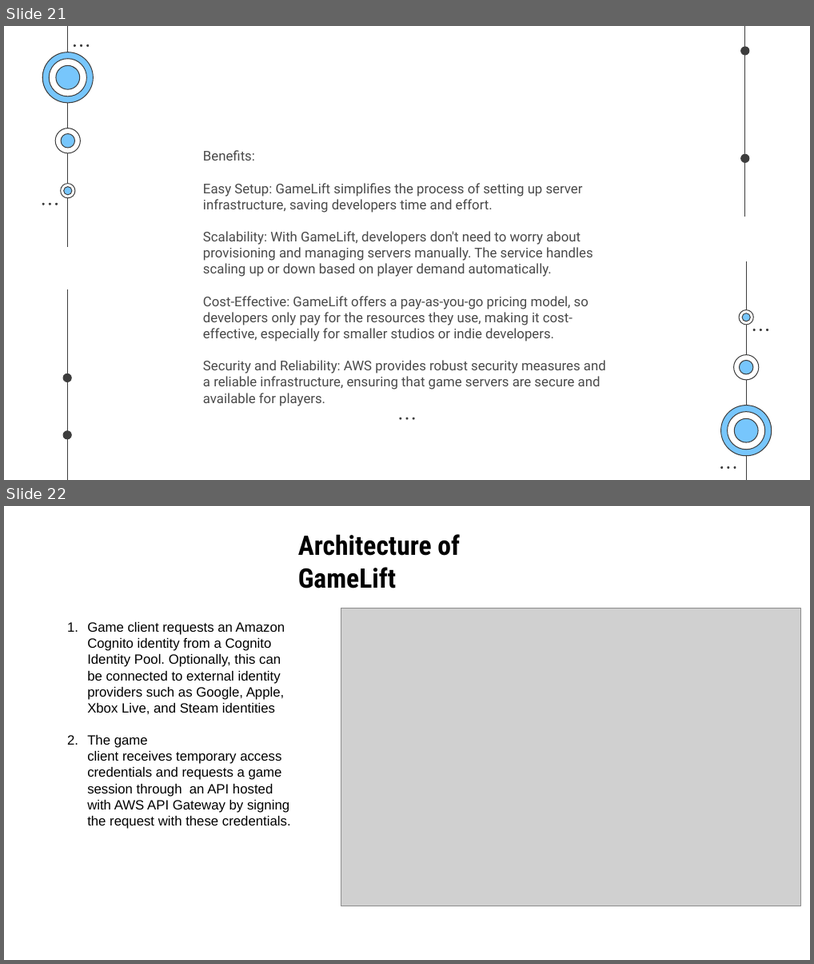
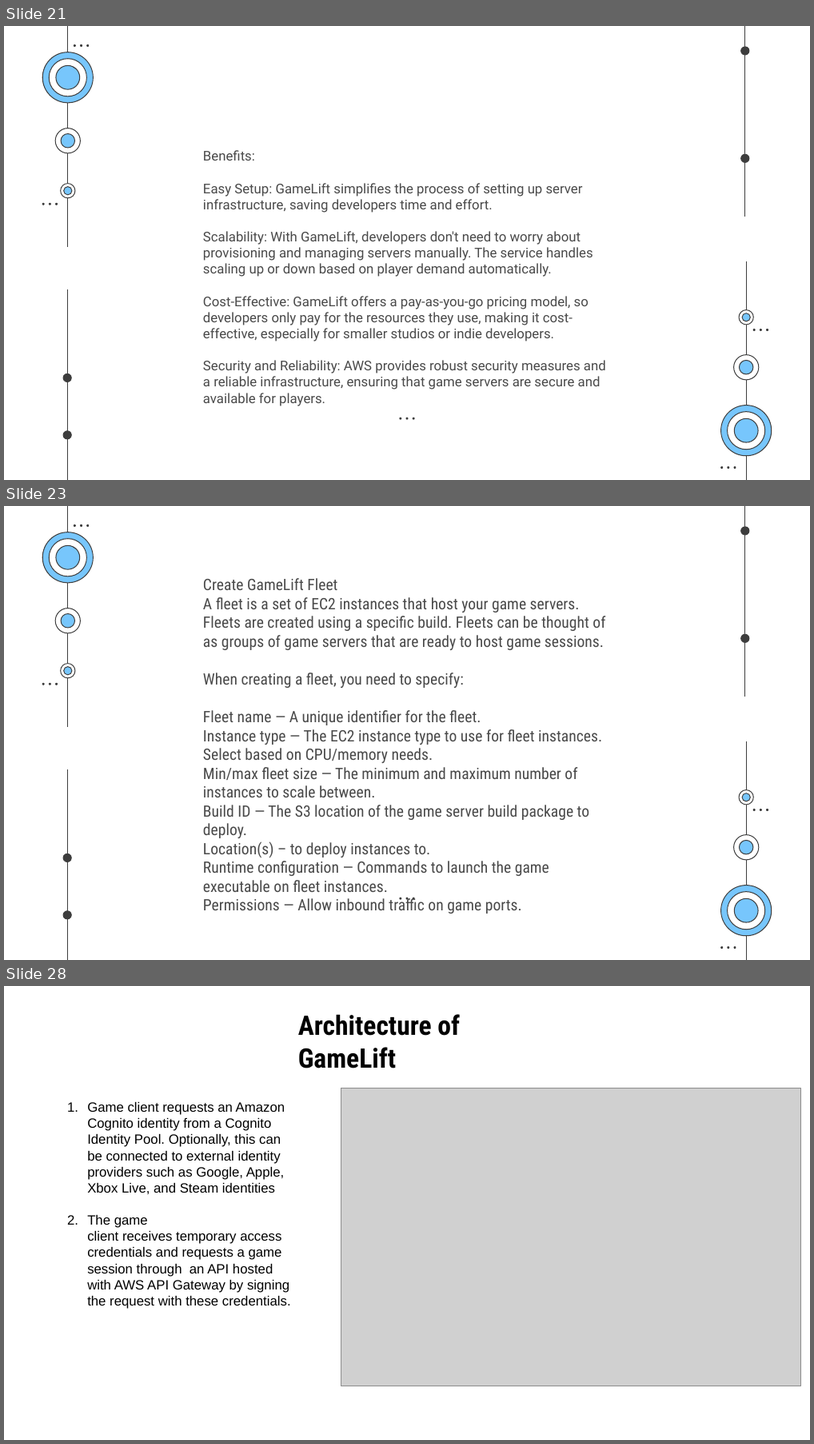
Before and after one commit to SaurabhYadav388/misc_works, a slide deck: Cloud_PPT/Shosau.pptx. Shown one above the other, each under a label of ours: slides 21 and 22 before the commit, slides 21, 23 and 28 after it; the slides between them are not shown. The pictures are 814x964 and 814x1444 pixels, drawn with LibreOffice and Linux fonts; fonts in the diff are those of the drawing; grey boxes stand for pictures. Boxes give left, top, right and bottom in pixels: in the first picture for what was removed or moved away, otherwise in the second. Text is boxed around its words. In the diff, an @@ line names an element or a change of style, - is before the commit and + after.

```diff
--- a/Cloud_PPT/Shosau.pptx
+++ b/Cloud_PPT/Shosau.pptx
@@ slide 23 added at <box>4,506,810,960</box>, background #FFFFFF; not listed: 51 template elements that a slide beside it also shows @@
@@ subtitle added at <box>203,578,606,913</box>, 14 pt, text #494949 @@
+Create GameLift Fleet
+A fleet is a set of EC2 instances that host your game servers. Fleets are created using a specific build. Fleets can be thought of as groups of game servers that are ready to host game sessions.
+When creating a fleet, you need to specify:
+Fleet name — A unique identifier for the fleet.
+Instance type — The EC2 instance type to use for fleet instances. Select based on CPU/memory needs.
+Min/max fleet size — The minimum and maximum number of instances to scale between.
+Build ID — The S3 location of the game server build package to deploy.
+Location(s) – to deploy instances to.
+Runtime configuration — Commands to launch the game executable on fleet instances.
+Permissions — Allow inbound traffic on game ports.
@@ what was slide 22 is now slide 28 @@
```
Also in this commit, not shown: 1 slide changed, 5 other slides added.
